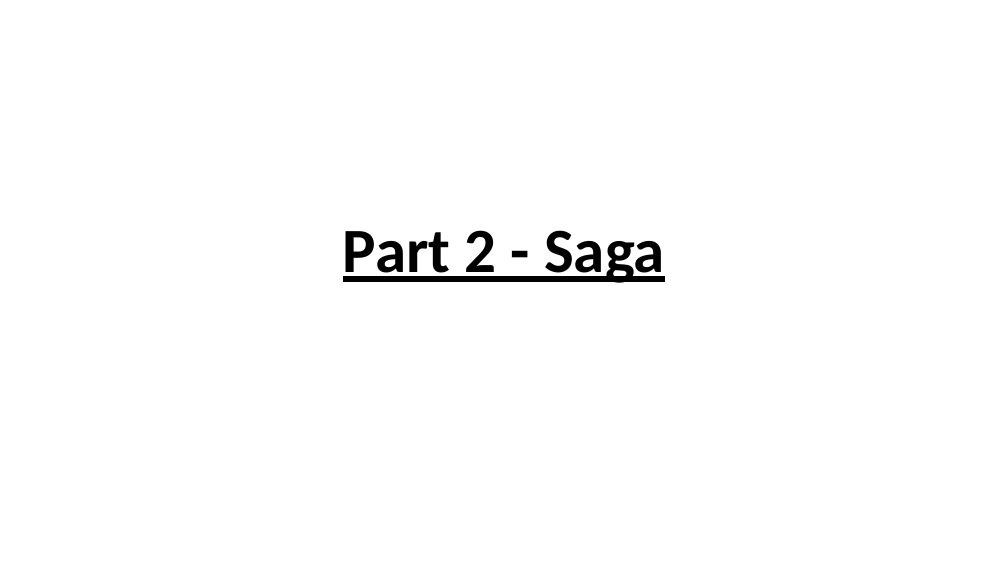
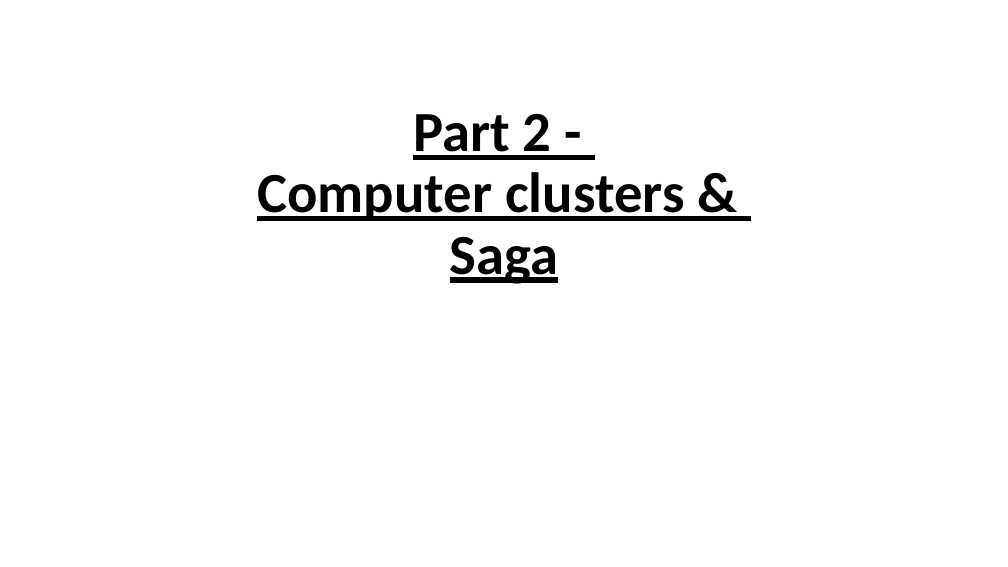
Before and after one commit to krabberod/bios3010-unix-linux, a slide deck: slide 1 of Lectures/2_saga.pptx. Drawn at 1008x567 pixels with LibreOffice and Linux fonts; fonts in the diff are those of the drawing. Boxes give left, top, right and bottom in pixels: in the first picture for what was removed or moved away, otherwise in the second. Text is boxed around its words. In the diff, an @@ line names an element or a change of style, - is before the commit and + after.

```diff
--- a/Lectures/2_saga.pptx
+++ b/Lectures/2_saga.pptx
@@ title at (257,114,684,284): text changed; size 60 to 54 pt @@
-Part 2 - Saga
+Part 2 -
+Computer clusters &
+Saga
```
Also in this commit, not shown: 1 other slide changed, 5 slides added, 11 other files.
